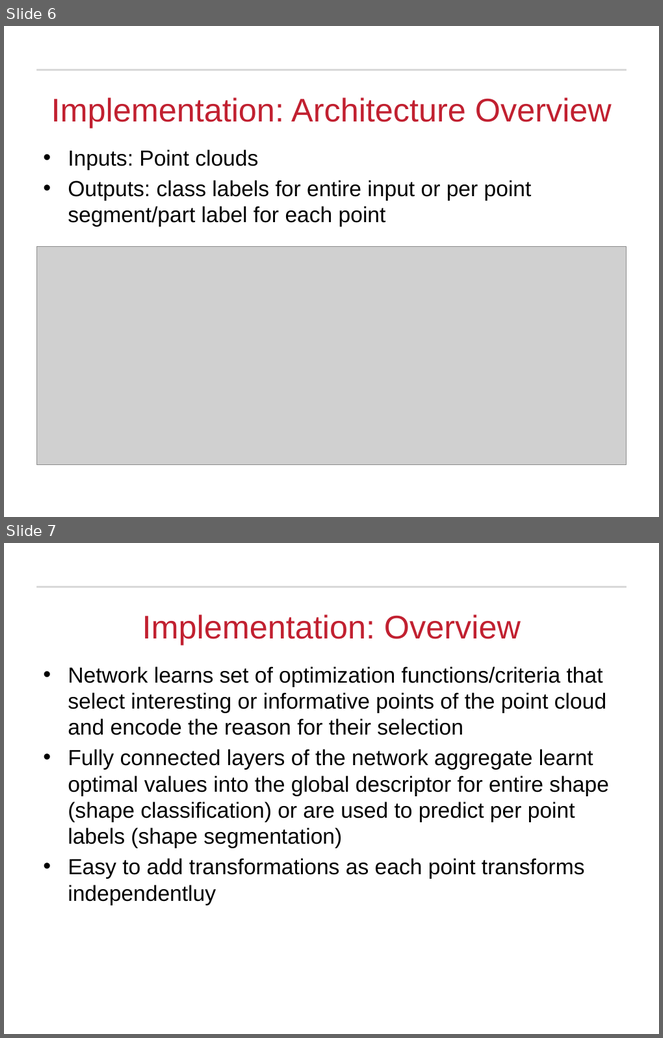
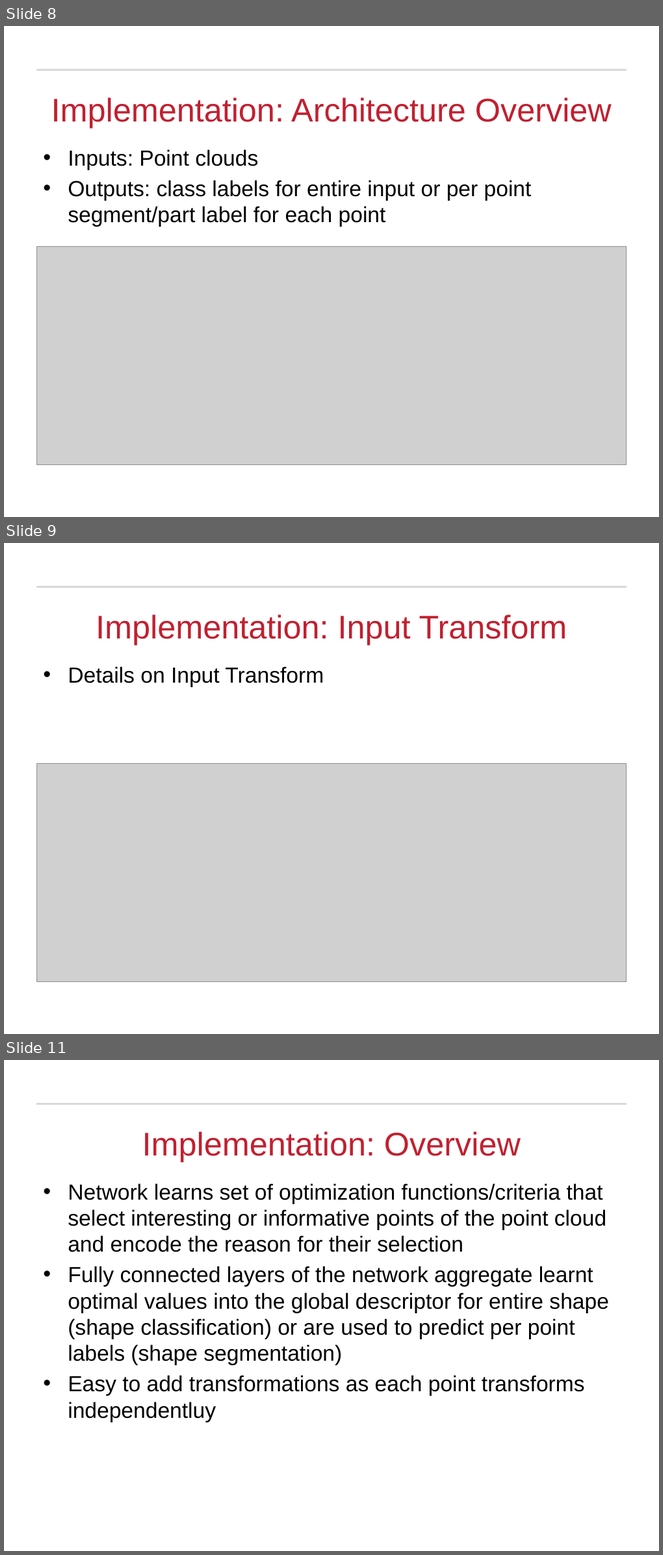
Before and after one commit to Michael-Hodges/PointNet, a slide deck: PowerPoints/EECE5554_Final_Project.pptx. Shown one above the other, each under a label of ours: slides 6 and 7 before the commit, slides 8, 9 and 11 after it; the slides between them are not shown. The pictures are 663x1038 and 663x1555 pixels, drawn with LibreOffice and Linux fonts; fonts in the diff are those of the drawing; grey boxes stand for pictures; background and template pictures are left out. Boxes give left, top, right and bottom in pixels: in the first picture for what was removed or moved away, otherwise in the second. Text is boxed around its words. In the diff, an @@ line names an element or a change of style, - is before the commit and + after.

```diff
--- a/PowerPoints/EECE5554_Final_Project.pptx
+++ b/PowerPoints/EECE5554_Final_Project.pptx
@@ slide 9 added at [4, 543, 659, 1034], background #FFFFFF; not listed: 1 template element that a slide beside it also shows @@
@@ title added at [96, 615, 568, 645], 36 pt, text #C12030 @@
+Implementation: Input Transform
@@ text added at [68, 667, 324, 687], 24 pt, text #000000 @@
+• Details on Input Transform
@@ picture added at [36, 764, 627, 982] @@
@@ what was slide 6 is now slide 8 @@
@@ what was slide 7 is now slide 11 @@
```
Also in this commit, not shown: 5 slides changed, 7 other slides added.
